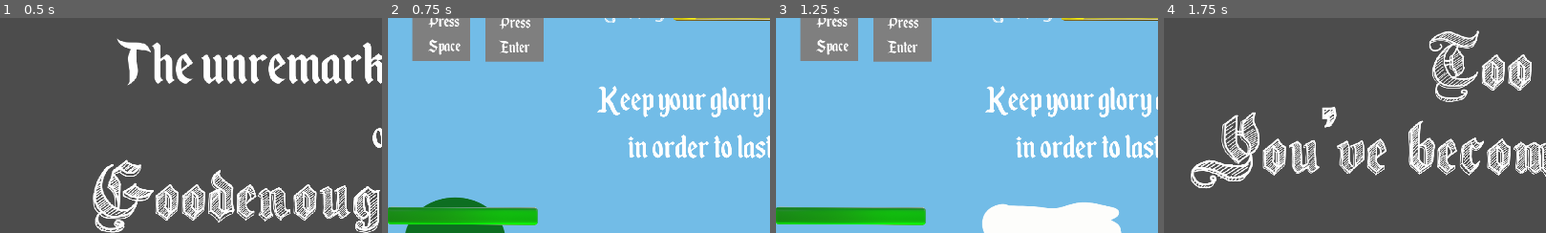
Above: before the commit, frames 1-4 (left to right).
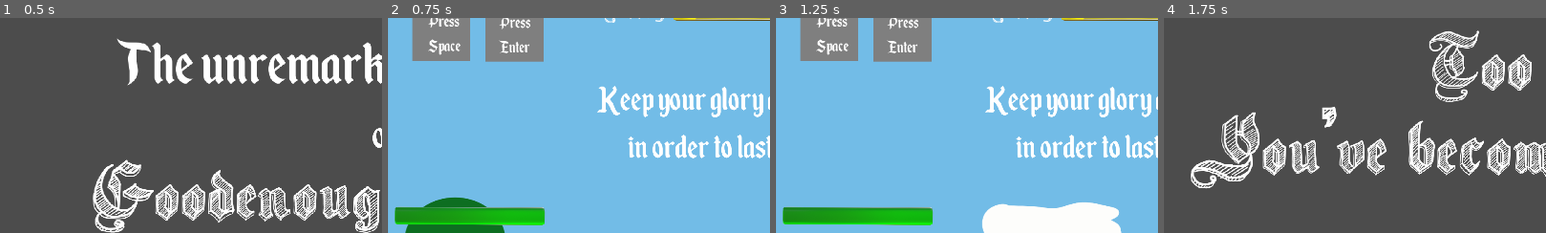
Above: after the commit, the same moments.

Repository: S-Blanco/GMTK_gamejam2023
Game: Godot game, scene res://Src/UI/StartGameScreen.tscn
Two runs of this game, one before a commit and one after it. Both use one fixed random seed, a clock stepped at 60 frames per second and the inputs below.
Inputs:
- Up to frame 1 (0.5 s): no input
- Up to frame 2 (0.75 s): click "Start New Game" at 0.5 s
- Up to frame 3 (1.25 s): no input
- Up to frame 4 (1.75 s): tap Space at 1.25, 1.52 s; hold Right (ui_right) from 1.28 s (still down); hold A (test) from 1.28 s (still down)
The pictures show only the part of the screen within x 0-50%, y 10-60%; the shares and areas given below are measured in that part.

Frame 1 is identical in both runs. In frame 2, 0.3% of the frame differs, in the area x 0-42%, y 87-97%; in frame 3, 0.3%; in frame 4, nothing differs.

Commit message:
move healthbar

Diff:
--- a/Game/Src/Characters/Enemy.gd
+++ b/Game/Src/Characters/Enemy.gd
@@ -36,7 +36,7 @@
 	pass
 
 func _on_Visibility_screen_exited():
-	GlobalVariables.glory = GlobalVariables.glory + 0.08
+	GlobalVariables.glory = GlobalVariables.glory + 0.03
 	GlobalVariables.damage += 0.03
 	queue_free() # Replace with function body.
 
--- a/Game/Src/World/world.tscn
+++ b/Game/Src/World/world.tscn
@@ -129,6 +129,10 @@
 rect_rotation = 0.264847
 
 [node name="Green" parent="CanvasLayer/HealthUI" index="1"]
+margin_left = 17.9997
+margin_top = -0.083252
+margin_right = 1938.0
+margin_bottom = 399.917
 rect_scale = Vector2( 0.2, 0.2 )
 
 [node name="Red" parent="CanvasLayer/HealthUI" index="2"]
